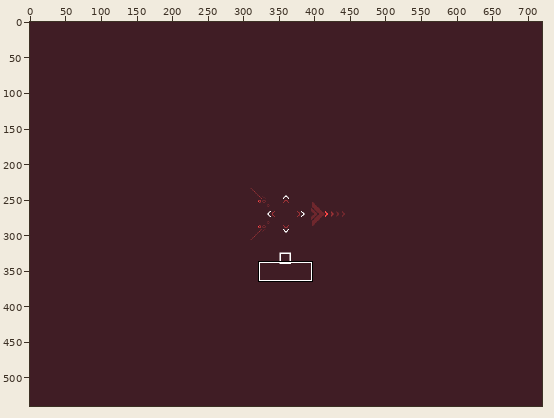
A pixel-art file gets an edit: Resources/wip/effects/lanceeffect.aseprite. Above, an overview of the earlier version with the close-up marked.
Close-up. Before the edit:
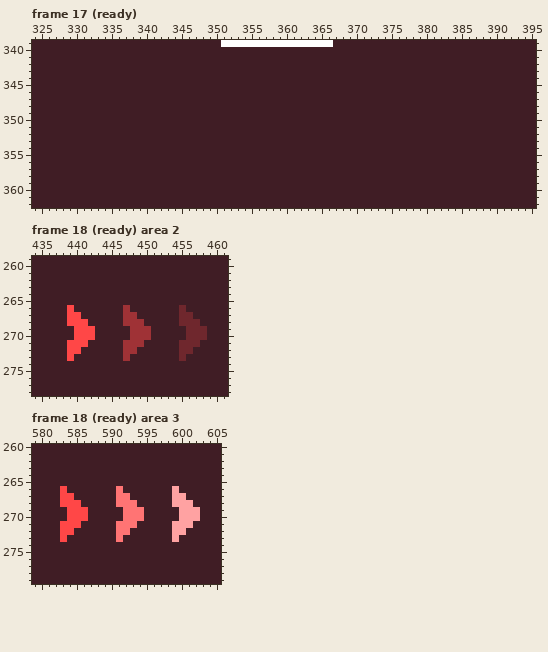
720x540 pixels, 29 frames. Shown: frame 17 (ready): x 324..395, y 339..362; frame 18 (ready) area 2: x 434..461, y 259..278; frame 18 (ready) area 3: x 579..605, y 260..279. The commit also changed other frames or places, which this record leaves out.
After:
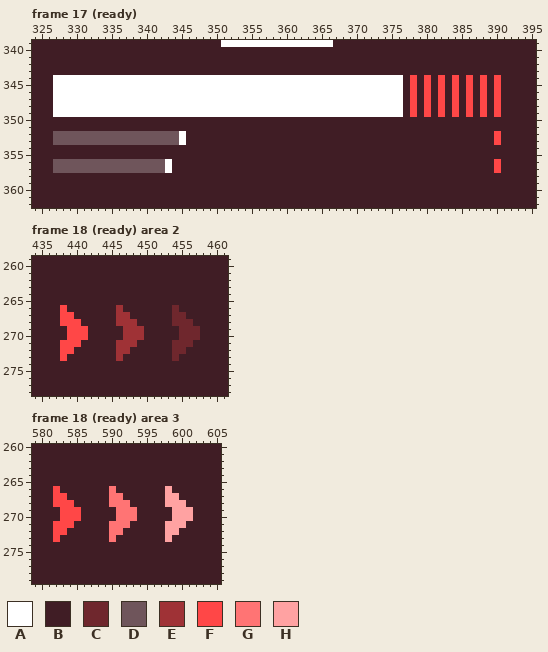
Palette (. is transparent): A #ffffff  B #401d25  C #6f272d  D #6f555b  E #9f3236  F #ff4747  G #ff7474  H #ffa2a2
Difference:
--- frame 17 (ready), layer "hud"
@@ x 324..395 @@
 343 BBBBBBBBBBBBBBBBBBBBBBBBBBBBBBBBBBBBBBBBBBBBBBBBBBBBBBBBBBBBBBBBBBBBBBBB
-344 BBBBBBBBBBBBBBBBBBBBBBBBBBBBBBBBBBBBBBBBBBBBBBBBBBBBBBBBBBBBBBBBBBBBBBBB
-345 BBBBBBBBBBBBBBBBBBBBBBBBBBBBBBBBBBBBBBBBBBBBBBBBBBBBBBBBBBBBBBBBBBBBBBBB
-346 BBBBBBBBBBBBBBBBBBBBBBBBBBBBBBBBBBBBBBBBBBBBBBBBBBBBBBBBBBBBBBBBBBBBBBBB
-347 BBBBBBBBBBBBBBBBBBBBBBBBBBBBBBBBBBBBBBBBBBBBBBBBBBBBBBBBBBBBBBBBBBBBBBBB
-348 BBBBBBBBBBBBBBBBBBBBBBBBBBBBBBBBBBBBBBBBBBBBBBBBBBBBBBBBBBBBBBBBBBBBBBBB
-349 BBBBBBBBBBBBBBBBBBBBBBBBBBBBBBBBBBBBBBBBBBBBBBBBBBBBBBBBBBBBBBBBBBBBBBBB
+344 BBBAAAAAAAAAAAAAAAAAAAAAAAAAAAAAAAAAAAAAAAAAAAAAAAAAABFBFBFBFBFBFBFBBBBB
+345 BBBAAAAAAAAAAAAAAAAAAAAAAAAAAAAAAAAAAAAAAAAAAAAAAAAAABFBFBFBFBFBFBFBBBBB
+346 BBBAAAAAAAAAAAAAAAAAAAAAAAAAAAAAAAAAAAAAAAAAAAAAAAAAABFBFBFBFBFBFBFBBBBB
+347 BBBAAAAAAAAAAAAAAAAAAAAAAAAAAAAAAAAAAAAAAAAAAAAAAAAAABFBFBFBFBFBFBFBBBBB
+348 BBBAAAAAAAAAAAAAAAAAAAAAAAAAAAAAAAAAAAAAAAAAAAAAAAAAABFBFBFBFBFBFBFBBBBB
+349 BBBAAAAAAAAAAAAAAAAAAAAAAAAAAAAAAAAAAAAAAAAAAAAAAAAAABFBFBFBFBFBFBFBBBBB
 350 BBBBBBBBBBBBBBBBBBBBBBBBBBBBBBBBBBBBBBBBBBBBBBBBBBBBBBBBBBBBBBBBBBBBBBBB
 351 BBBBBBBBBBBBBBBBBBBBBBBBBBBBBBBBBBBBBBBBBBBBBBBBBBBBBBBBBBBBBBBBBBBBBBBB
-352 BBBBBBBBBBBBBBBBBBBBBBBBBBBBBBBBBBBBBBBBBBBBBBBBBBBBBBBBBBBBBBBBBBBBBBBB
-353 BBBBBBBBBBBBBBBBBBBBBBBBBBBBBBBBBBBBBBBBBBBBBBBBBBBBBBBBBBBBBBBBBBBBBBBB
+352 BBBDDDDDDDDDDDDDDDDDDABBBBBBBBBBBBBBBBBBBBBBBBBBBBBBBBBBBBBBBBBBBBFBBBBB
+353 BBBDDDDDDDDDDDDDDDDDDABBBBBBBBBBBBBBBBBBBBBBBBBBBBBBBBBBBBBBBBBBBBFBBBBB
 354 BBBBBBBBBBBBBBBBBBBBBBBBBBBBBBBBBBBBBBBBBBBBBBBBBBBBBBBBBBBBBBBBBBBBBBBB
 355 BBBBBBBBBBBBBBBBBBBBBBBBBBBBBBBBBBBBBBBBBBBBBBBBBBBBBBBBBBBBBBBBBBBBBBBB
-356 BBBBBBBBBBBBBBBBBBBBBBBBBBBBBBBBBBBBBBBBBBBBBBBBBBBBBBBBBBBBBBBBBBBBBBBB
-357 BBBBBBBBBBBBBBBBBBBBBBBBBBBBBBBBBBBBBBBBBBBBBBBBBBBBBBBBBBBBBBBBBBBBBBBB
+356 BBBDDDDDDDDDDDDDDDDABBBBBBBBBBBBBBBBBBBBBBBBBBBBBBBBBBBBBBBBBBBBBBFBBBBB
+357 BBBDDDDDDDDDDDDDDDDABBBBBBBBBBBBBBBBBBBBBBBBBBBBBBBBBBBBBBBBBBBBBBFBBBBB
 358 BBBBBBBBBBBBBBBBBBBBBBBBBBBBBBBBBBBBBBBBBBBBBBBBBBBBBBBBBBBBBBBBBBBBBBBB
--- frame 18 (ready) area 2, layer "drive/hud"
@@ x 434..461 @@
 265 BBBBBBBBBBBBBBBBBBBBBBBBBBBB
-266 BBBBBFBBBBBBBEBBBBBBBCBBBBBB
-267 BBBBBFFBBBBBBEEBBBBBBCCBBBBB
-268 BBBBBFFFBBBBBEEEBBBBBCCCBBBB
-269 BBBBBBFFFBBBBBEEEBBBBBCCCBBB
-270 BBBBBBFFFBBBBBEEEBBBBBCCCBBB
-271 BBBBBFFFBBBBBEEEBBBBBCCCBBBB
-272 BBBBBFFBBBBBBEEBBBBBBCCBBBBB
-273 BBBBBFBBBBBBBEBBBBBBBCBBBBBB
+266 BBBBFBBBBBBBEBBBBBBBCBBBBBBB
+267 BBBBFFBBBBBBEEBBBBBBCCBBBBBB
+268 BBBBFFFBBBBBEEEBBBBBCCCBBBBB
+269 BBBBBFFFBBBBBEEEBBBBBCCCBBBB
+270 BBBBBFFFBBBBBEEEBBBBBCCCBBBB
+271 BBBBFFFBBBBBEEEBBBBBCCCBBBBB
+272 BBBBFFBBBBBBEEBBBBBBCCBBBBBB
+273 BBBBFBBBBBBBEBBBBBBBCBBBBBBB
 274 BBBBBBBBBBBBBBBBBBBBBBBBBBBB
--- frame 18 (ready) area 3, layer "drive/hud"
@@ x 579..605 @@
 265 BBBBBBBBBBBBBBBBBBBBBBBBBBB
-266 BBBBFBBBBBBBGBBBBBBBHBBBBBB
-267 BBBBFFBBBBBBGGBBBBBBHHBBBBB
-268 BBBBFFFBBBBBGGGBBBBBHHHBBBB
-269 BBBBBFFFBBBBBGGGBBBBBHHHBBB
-270 BBBBBFFFBBBBBGGGBBBBBHHHBBB
-271 BBBBFFFBBBBBGGGBBBBBHHHBBBB
-272 BBBBFFBBBBBBGGBBBBBBHHBBBBB
-273 BBBBFBBBBBBBGBBBBBBBHBBBBBB
+266 BBBFBBBBBBBGBBBBBBBHBBBBBBB
+267 BBBFFBBBBBBGGBBBBBBHHBBBBBB
+268 BBBFFFBBBBBGGGBBBBBHHHBBBBB
+269 BBBBFFFBBBBBGGGBBBBBHHHBBBB
+270 BBBBFFFBBBBBGGGBBBBBHHHBBBB
+271 BBBFFFBBBBBGGGBBBBBHHHBBBBB
+272 BBBFFBBBBBBGGBBBBBBHHBBBBBB
+273 BBBFBBBBBBBGBBBBBBBHBBBBBBB
 274 BBBBBBBBBBBBBBBBBBBBBBBBBBB
